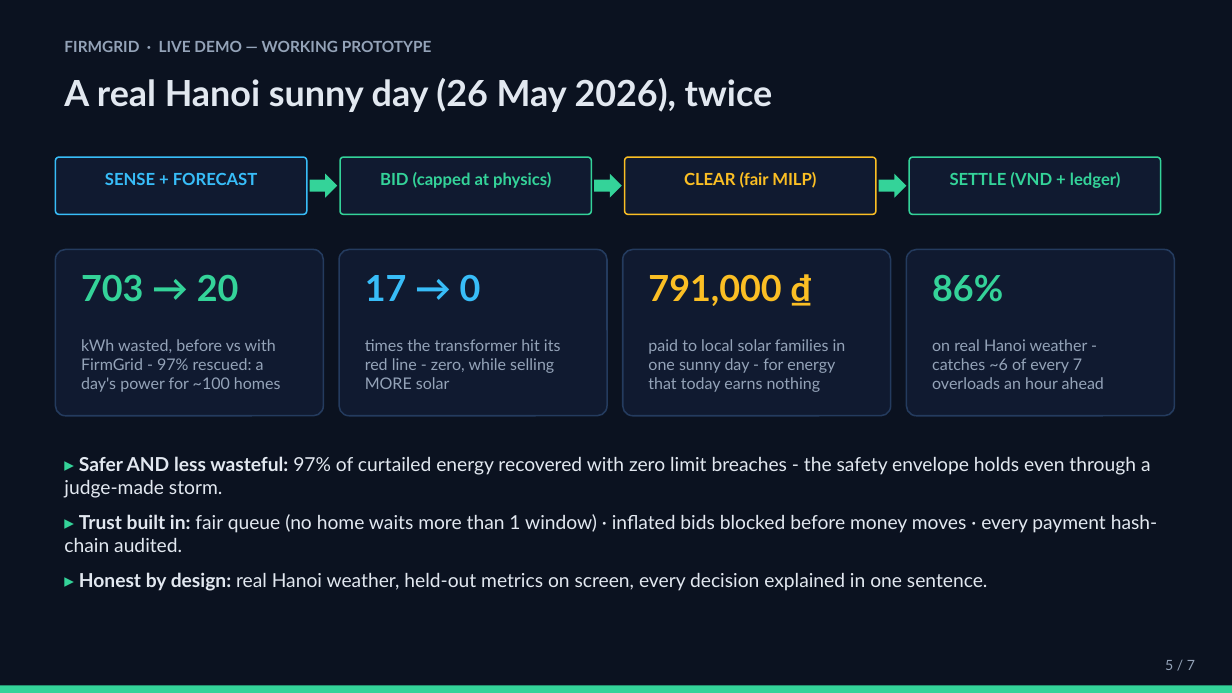
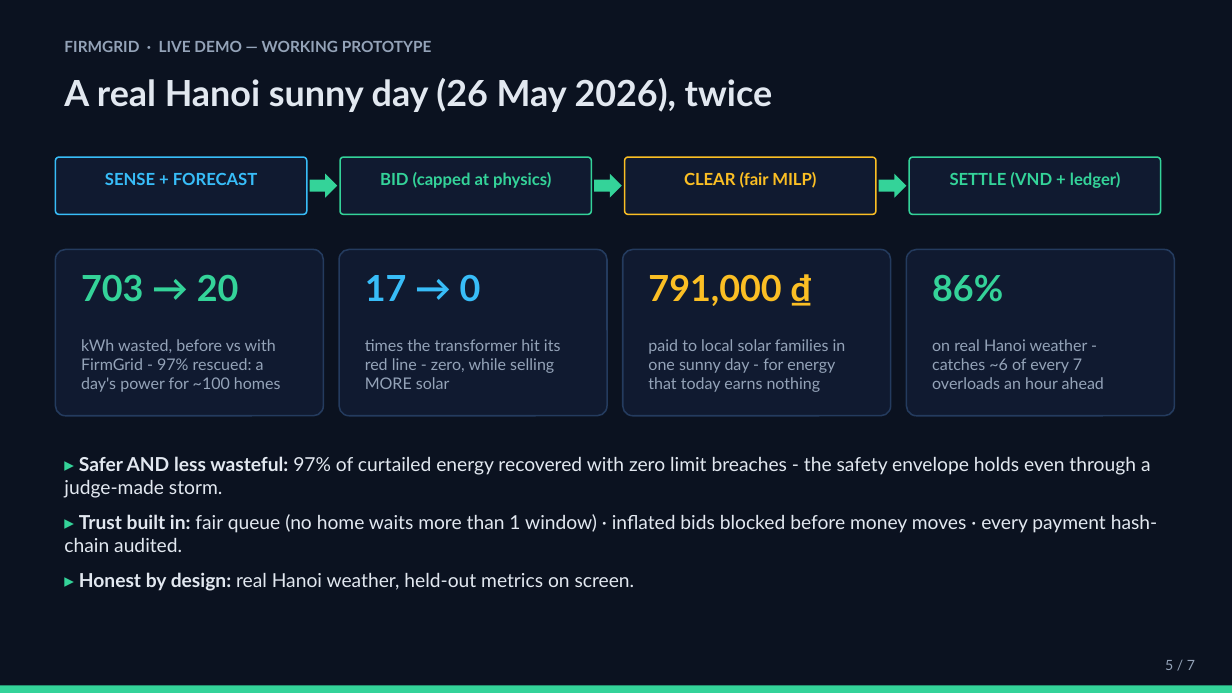
Before and after one commit to dangnguyen271/Solarr, a slide deck: slide 5 of firmgrid/documents/The Broke Three_FirmGrid_Slides.pptx. Drawn at 1232x693 pixels with LibreOffice and Linux fonts; fonts in the diff are those of the drawing. Boxes give left, top, right and bottom in pixels: in the first picture for what was removed or moved away, otherwise in the second. Text is boxed around its words. In the diff, an @@ line names an element or a change of style, - is before the commit and + after.

```diff
--- a/firmgrid/documents/The Broke Three_FirmGrid_Slides.pptx
+++ b/firmgrid/documents/The Broke Three_FirmGrid_Slides.pptx
@@ text at (79,572,635,591): text changed @@
-▸ Honest by design: real Hanoi weather, held-out metrics on screen, every decision explained in one sentence.
+▸ Honest by design: real Hanoi weather, held-out metrics on screen.
```
Also in this commit, not shown: 3 other slides changed, 5 other files.
